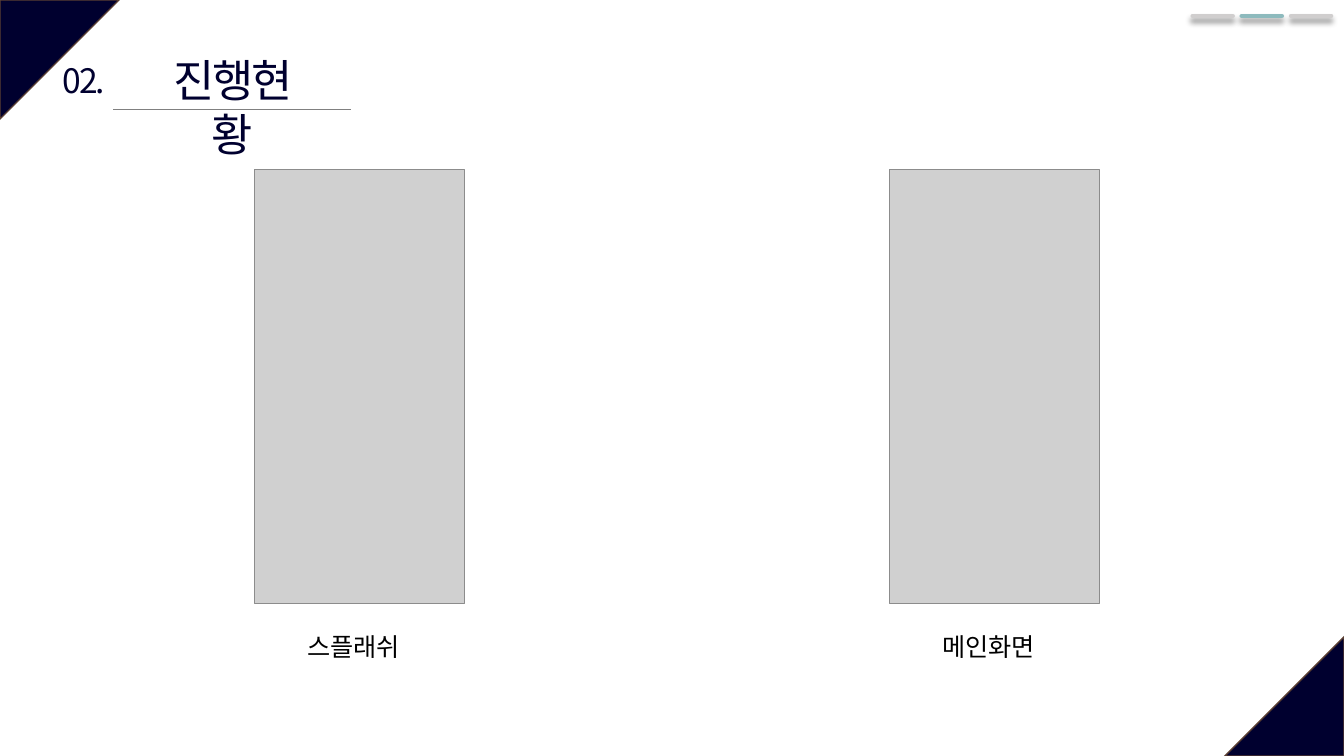
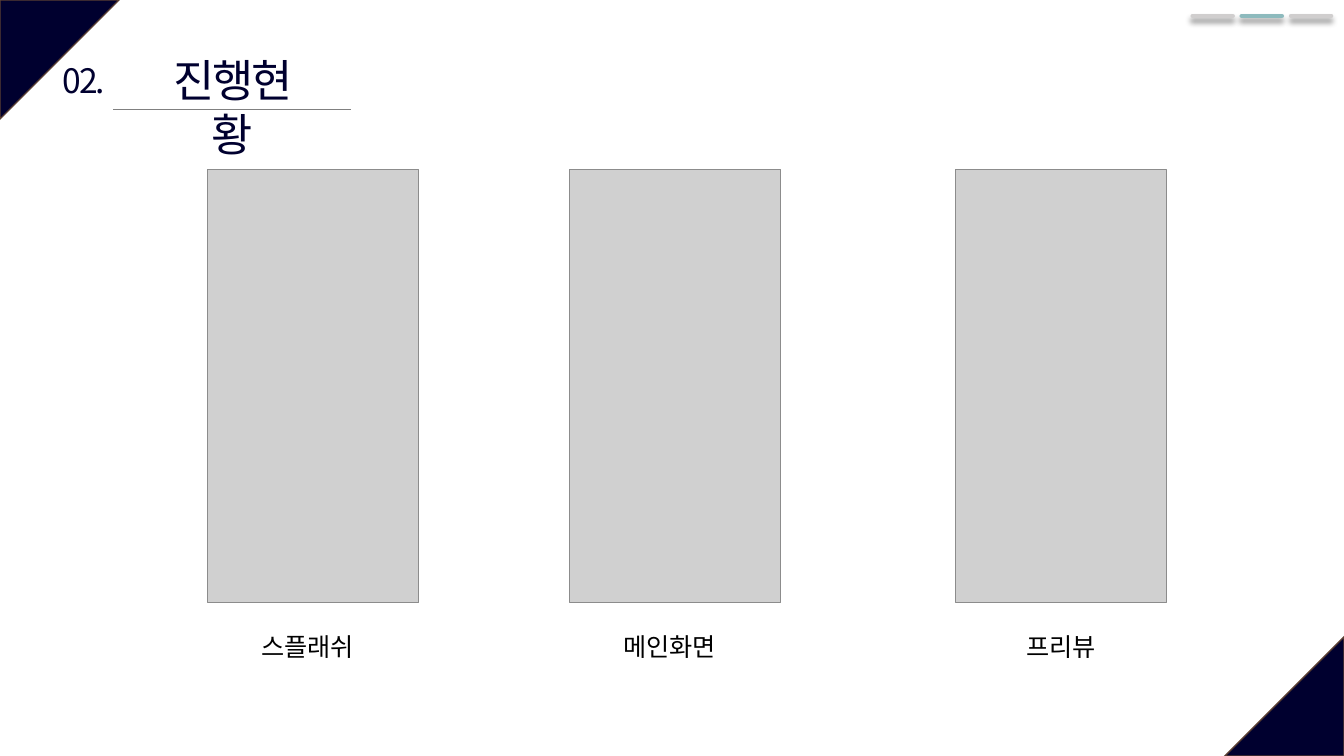
Before and after one commit to GuitarGGun/CAU_capstone_design_6_team, a slide deck: slide 10 of 2주차(09_18)/6조_09_18_발표ppt.pptx. Drawn at 1344x756 pixels with LibreOffice and Linux fonts; fonts in the diff are those of the drawing; grey boxes stand for pictures. Boxes give left, top, right and bottom in pixels: in the first picture for what was removed or moved away, otherwise in the second. Text is boxed around its words. In the diff, an @@ line names an element or a change of style, - is before the commit and + after.

```diff
--- a/2주차(09_18)/6조_09_18_발표ppt.pptx
+++ b/2주차(09_18)/6조_09_18_발표ppt.pptx
@@ picture moved from (x1=254, y1=170, x2=465, y2=604) to (x1=208, y1=169, x2=418, y2=603) @@
@@ picture moved from (x1=889, y1=170, x2=1100, y2=604) to (x1=570, y1=169, x2=780, y2=603) @@
@@ picture added at (x1=956, y1=170, x2=1167, y2=604) @@
@@ text "스플래쉬" moved from (x1=307, y1=635, x2=400, y2=658) to (x1=261, y1=635, x2=354, y2=658) @@
@@ text "메인화면" moved from (x1=942, y1=635, x2=1035, y2=658) to (x1=623, y1=635, x2=716, y2=658) @@
@@ text added at (x1=1026, y1=635, x2=1096, y2=658), 18 pt, text #000000 @@
+프리뷰
```
Also in this commit, not shown: 3 other slides changed.
